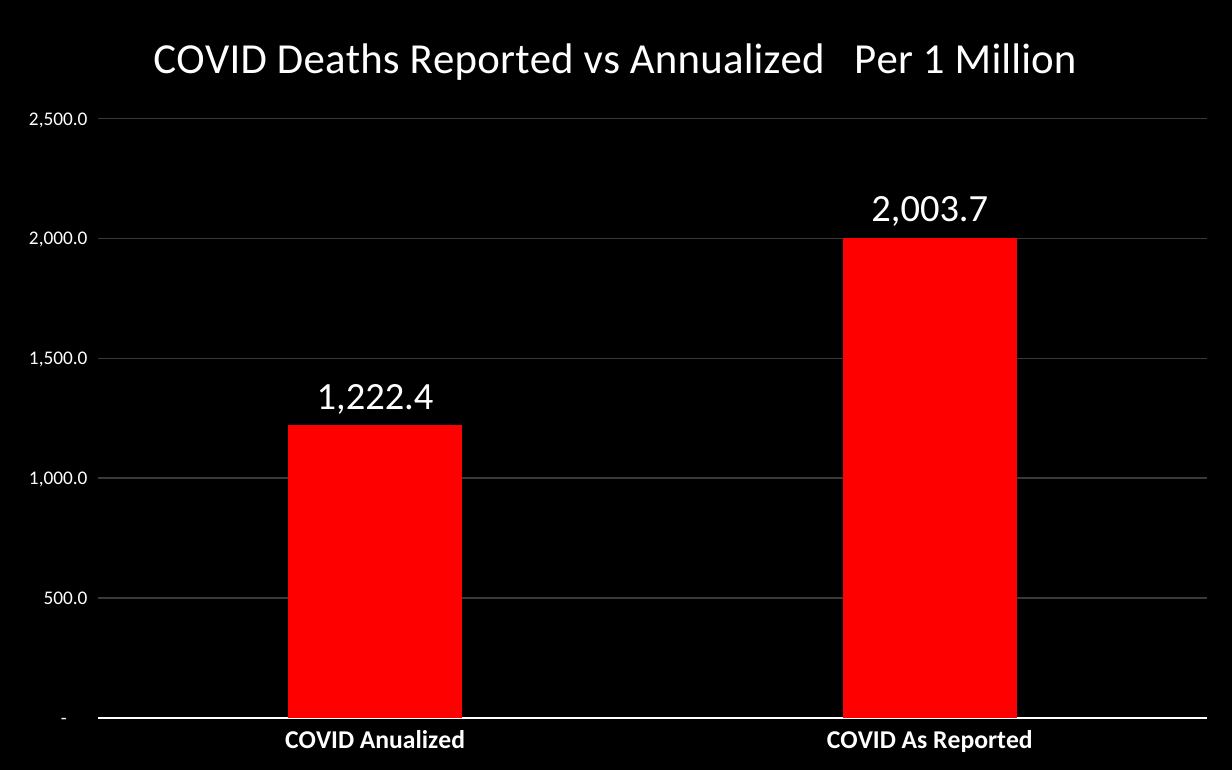
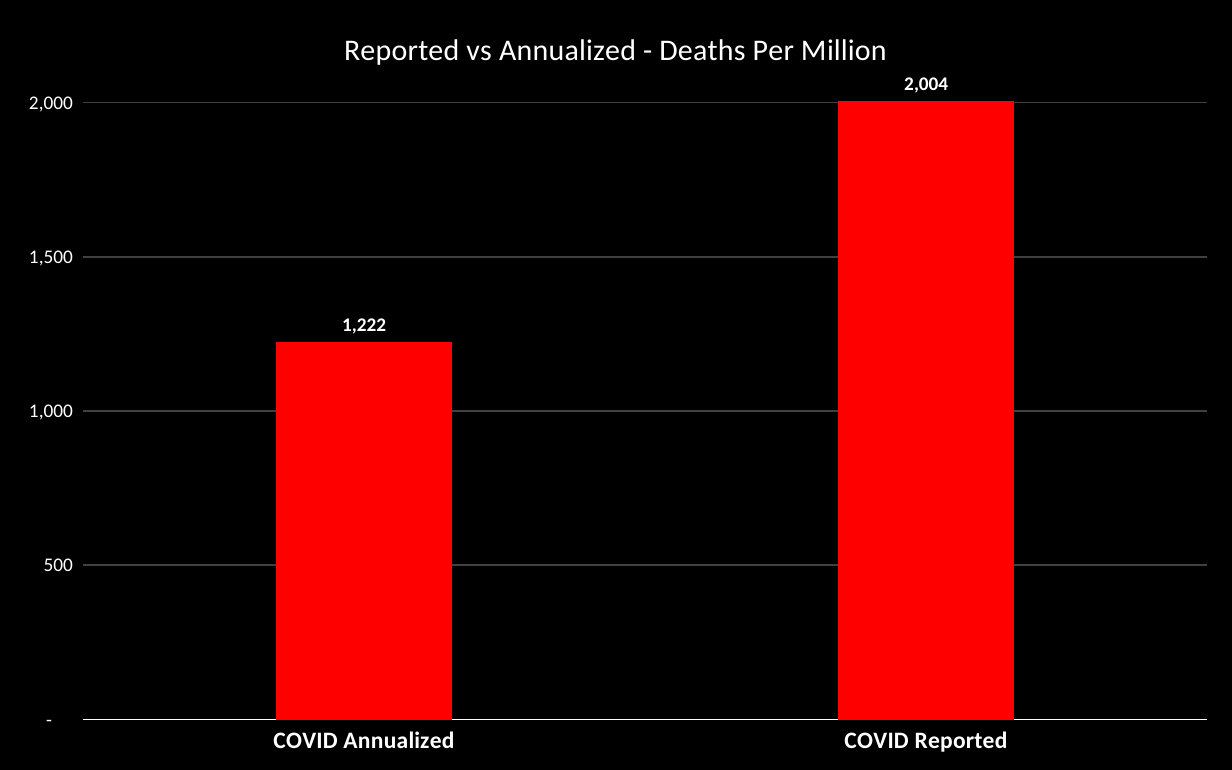
Before and after one commit to TruthData/CovidDeaths, a slide deck: slide 14 of Rational_Covid_Data.pptx. Drawn at 1232x770 pixels with LibreOffice and Linux fonts; fonts in the diff are those of the drawing. Boxes give left, top, right and bottom in pixels: in the first picture for what was removed or moved away, otherwise in the second. Text is boxed around its words. In the diff, an @@ line names an element or a change of style, - is before the commit and + after.

```diff
--- a/Rational_Covid_Data.pptx
+++ b/Rational_Covid_Data.pptx
@@ column chart at (x1=0, y1=0, x2=1232, y2=770) @@
@@ title "COVID Deaths Reported vs Annualized   Per 1 Million " to "Reported vs Annualized - Deaths Per Million " @@
-categories: COVID Anualized, COVID As Reported
+categories: COVID Annualized, COVID Reported
-Series 1: 1222.4, 2003.7
+Series 1: 1222, 2004
@@ data labels of Series 1 changed @@
@@ category axis changed @@
@@ value axis changed @@
```
Also in this commit, not shown: 10 other slides changed, 1 slide added, 2 other files.
